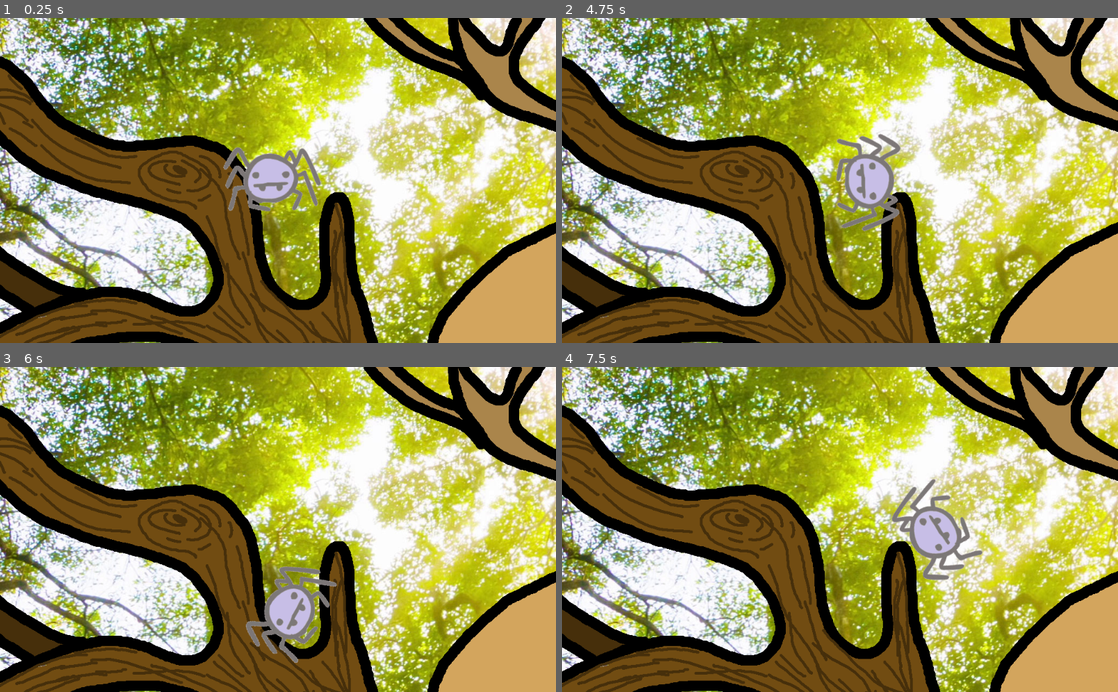
Above: before the commit, frames 1-4 (two rows, left to right).
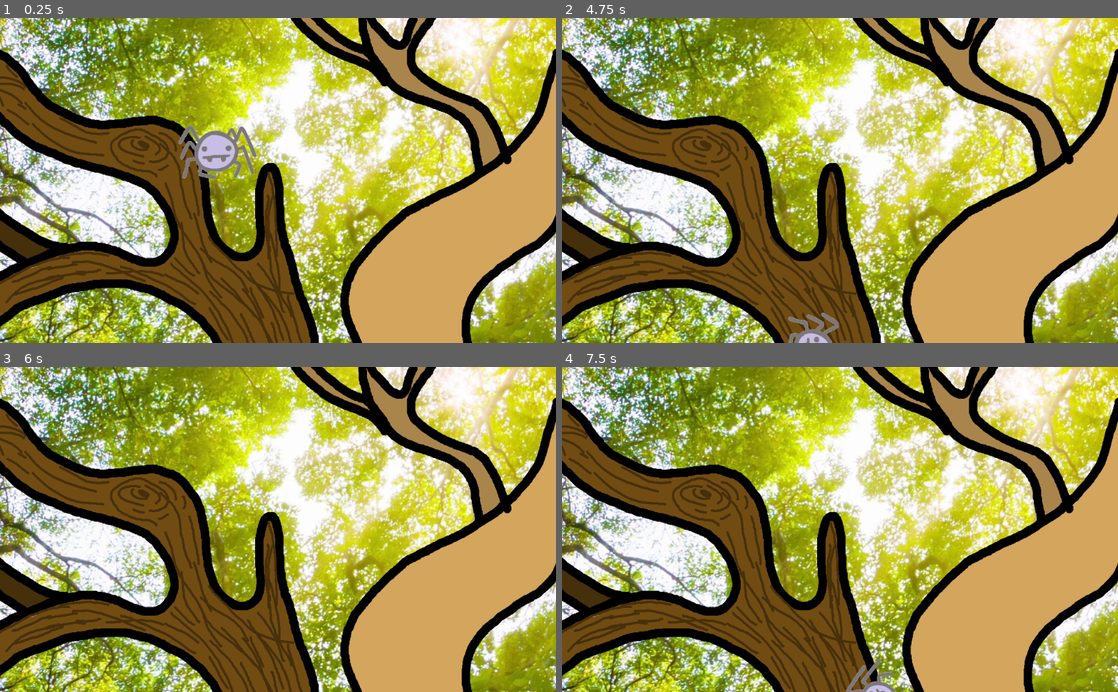
Above: after the commit, the same moments.

Repository: MarmotaGames/aracnotopia
Game: Godot game, scene res://main.tscn
The game is run twice, just before and just after one commit, with the same random seed, the same clock (stepped at 60 frames per second) and the same inputs.
Inputs:
- Up to frame 1 (0.25 s): no input
- Up to frame 2 (4.75 s): tap Enter at 0.5 s; hold Right (ui_right) 0.53-1.28 s; hold Down (ui_down) 1.28-2.03 s; hold Right (ui_right) 2.03-2.78 s; hold Up (ui_up) 2.78-3.53 s; hold Left (ui_left) from 3.53 s (still down)
- Up to frame 3 (6 s): release Left (ui_left) at 5.03 s; hold Down (ui_down) 5.03-5.78 s; hold Right (ui_right) from 5.78 s (still down)
- Up to frame 4 (7.5 s): release Right (ui_right) at 6.53 s; hold Up (ui_up) 6.53-7.28 s; hold Right (ui_right) from 7.28 s (still down)

The runs differ from the first frame. In frame 1, 87% of the frame differs, in the area x 0-100%, y 0-100%; in frame 2, 87%; in frame 3, 87%; in frame 4, 87%.

Commit message:
Add falling if spider exit tree area

Diff:
--- /dev/null
+++ b/GodotProject/Area2D.gd
@@ -0,0 +1,14 @@
+extends Area2D
+
+
+var velocity = Vector2()
+
+func _ready():
+	# Called when the node is added to the scene for the first time.
+	# Initialization here
+	pass
+
+func _on_Area2D_body_exited(body):
+	body.fall = true
+	if body.position.y > 700:
+		body.fall = false
--- a/GodotProject/main.tscn
+++ b/GodotProject/main.tscn
@@ -1,10 +1,13 @@
-[gd_scene load_steps=3 format=2]
+[gd_scene load_steps=4 format=2]
 
 [ext_resource path="res://assets/background/background.png" type="Texture" id=1]
 [ext_resource path="res://player/Player.tscn" type="PackedScene" id=2]
+[ext_resource path="res://Area2D.gd" type="Script" id=3]
 
-[node name="BackgroundSprite" type="Sprite"]
+[node name="BackgroundSprite" type="Sprite" index="0"]
 
+position = Vector2( -0.747841, -0.676454 )
+scale = Vector2( 0.800754, 0.834559 )
 z_index = -1
 texture = ExtResource( 1 )
 centered = false
@@ -13,3 +16,23 @@
 [node name="Spider" parent="." index="0" instance=ExtResource( 2 )]
 
 position = Vector2( 499.803, 302.174 )
+
+[node name="Area2D" type="Area2D" parent="." index="1"]
+
+input_pickable = true
+gravity_vec = Vector2( 0, 1 )
+gravity = 98.0
+linear_damp = 0.1
+angular_damp = 1.0
+audio_bus_override = false
+audio_bus_name = "Master"
+script = ExtResource( 3 )
+
+[node name="CollisionPolygon2D" type="CollisionPolygon2D" parent="Area2D" index="0"]
+
+build_mode = 0
+polygon = PoolVector2Array( 7.17801, 5.60348, 841.392, 3.20701, 836.396, 30.7665, 87.1027, 48.74, 73.734, 146.233, 91.4626, 185.014, 173.457, 218.255, 222.211, 234.875, 350.354, 226.071, 414.62, 244.907, 450.465, 288.061, 467.086, 358.975, 473.734, 404.404, 482.598, 455.374, 522.487, 514.1, 576.781, 528.504, 597.834, 489.723, 594.51, 425.457, 598.942, 372.271, 625.535, 331.274, 643.263, 373.379, 648.803, 435.429, 667.64, 526.288, 689.8, 613.823, 722.653, 718.037, 498.83, 716.929, 438.996, 642.691, 337.057, 596.154, 241.767, 589.506, 117.667, 611.666, 7.97153, 671.5, 6.86349, 573.993, 56.725, 544.076, 1.32333, 511.943, 3.30173, 428.782, 98.8303, 491.999, 153.124, 507.511, 247.307, 505.295, 333.733, 540.752, 378.055, 528.564, 402.431, 477.594, 381.379, 414.436, 321.545, 362.359, 197.445, 330.226, 89.966, 291.445, 7.97153, 232.719 )
+
+[connection signal="body_entered" from="Area2D" to="Area2D" method="_on_Area2D_body_entered"]
+
+[connection signal="body_exited" from="Area2D" to="Area2D" method="_on_Area2D_body_exited"]
--- a/GodotProject/player/Player.gd
+++ b/GodotProject/player/Player.gd
@@ -4,6 +4,9 @@
 var direction = Vector2(0,0)
 var angle = 0
 var spiderAngle = 0
+var fall = false
+var velocity = Vector2(0, 250)
+var gravity = 300
 
 func _physics_process(delta):
 	direction = Vector2(0,0)
@@ -11,6 +14,10 @@
 	update_direction()
 
 	move_and_slide(direction*speed)
+
+	if fall:
+		velocity.y += gravity * delta
+		velocity = move_and_slide(velocity, Vector2(0, -1))
 
 func update_direction():
 	if Input.is_action_pressed("ui_up"):
@@ -58,6 +65,4 @@
 			fator = -1
 			if (0 <= angle and angle < 90) and (spiderAngle > 180):
 				fator = 1
-		print("Angulo desejado",angle)
 		$SpiderSprite.rotation_degrees += 5*fator
-		print("Angulo aranha",spiderAngle)
--- a/GodotProject/player/Player.tscn
+++ b/GodotProject/player/Player.tscn
@@ -8,7 +8,7 @@
 custom_solver_bias = 0.0
 radius = 50.0
 
-[node name="Spider" type="KinematicBody2D" index="0"]
+[node name="Spider" type="KinematicBody2D"]
 
 input_pickable = false
 collision_layer = 1
